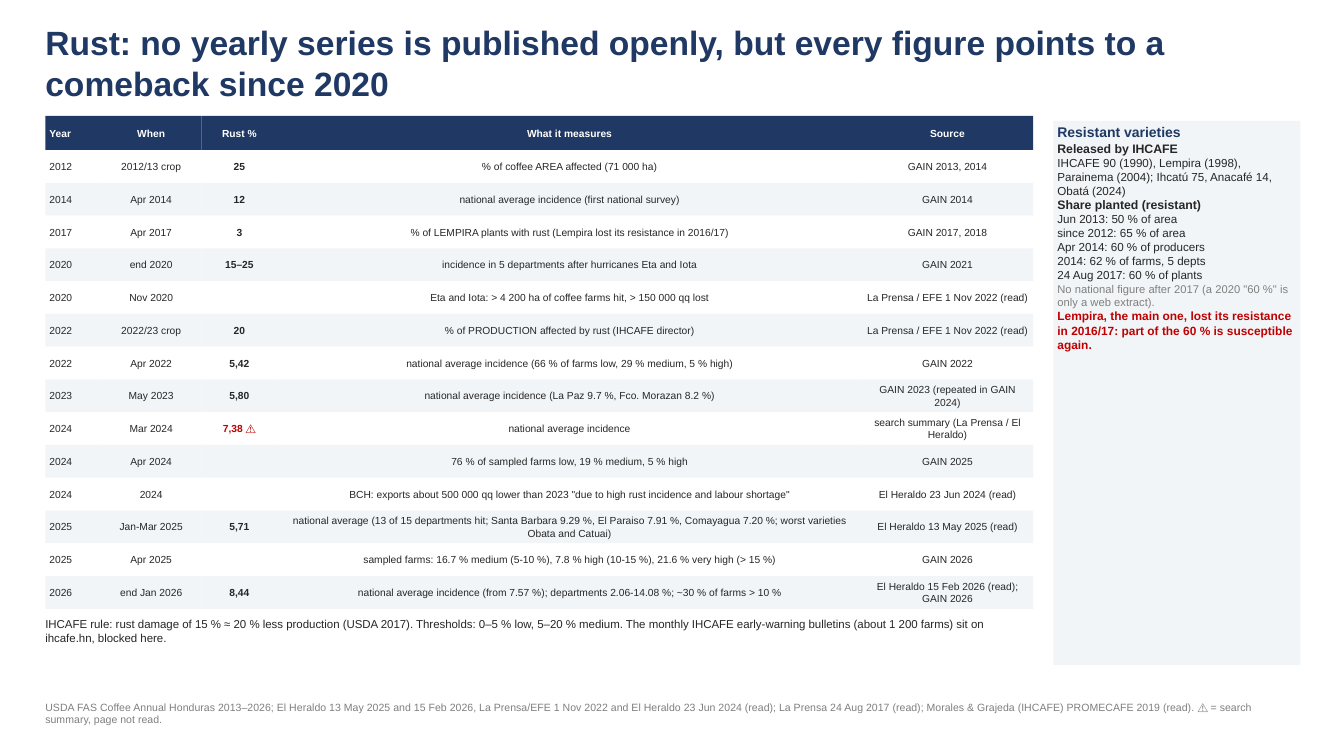
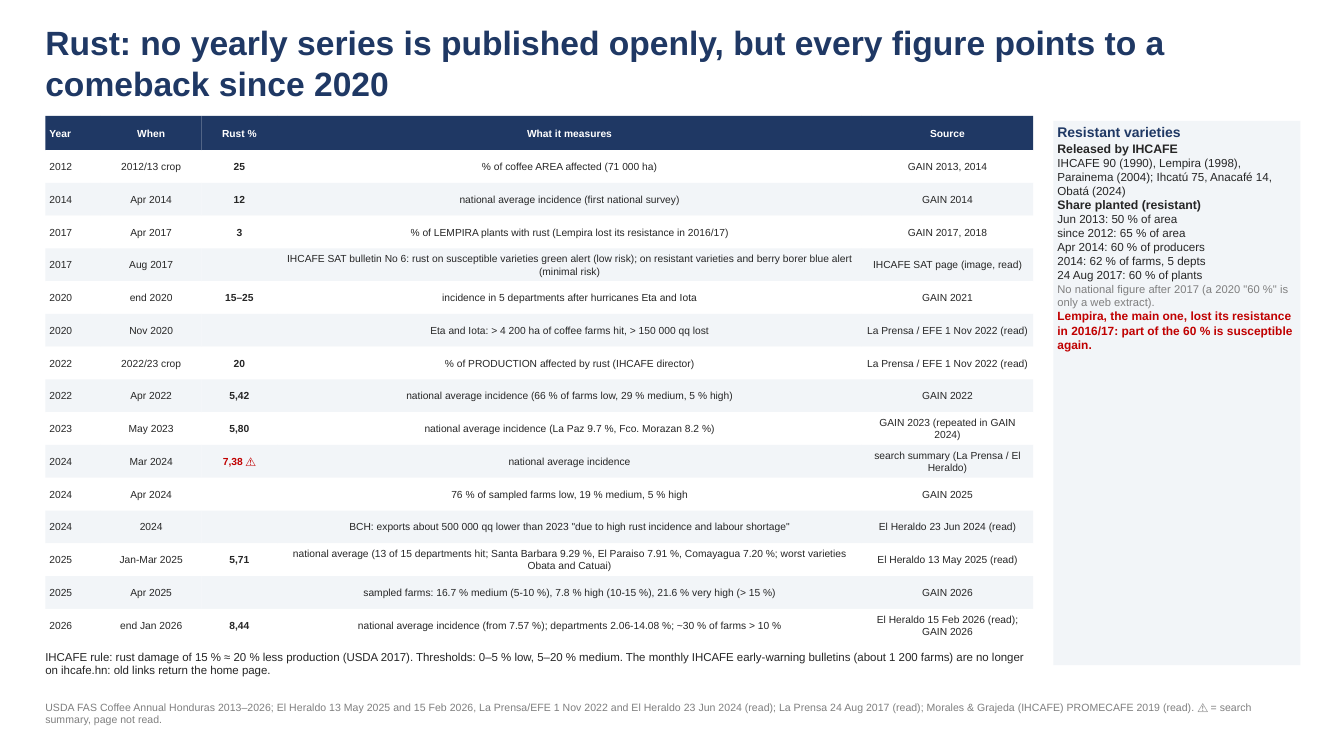
Before and after one commit to alissonkatymartinimoujawaz-hue/procafe, a slide deck: slide 3 of research/honduras/slides/Honduras_YoY_productivity_inputs_finance_fx.pptx. Drawn at 1344x756 pixels with LibreOffice and Linux fonts; fonts in the diff are those of the drawing. Boxes give left, top, right and bottom in pixels: in the first picture for what was removed or moved away, otherwise in the second. Text is boxed around its words. In the diff, an @@ line names an element or a change of style, - is before the commit and + after.

```diff
--- a/research/honduras/slides/Honduras_YoY_productivity_inputs_finance_fx.pptx
+++ b/research/honduras/slides/Honduras_YoY_productivity_inputs_finance_fx.pptx
@@ rectangle added at box(45, 248, 101, 281), fill #F2F5F8, 7.3 pt, text #262626 @@
+2017
@@ text in rectangle at box(129, 261, 173, 270): text changed @@
-end 2020
+Aug 2017
@@ fill #FFFFFF to #F2F5F8 in 15 elements at box(101, 576, 202, 609), box(277, 576, 862, 609), box(862, 576, 1033, 609), box(277, 315, 862, 348), box(101, 380, 202, 413), box(277, 380, 862, 413), box(862, 380, 1033, 413), box(202, 446, 277, 479), box(277, 446, 862, 479), box(862, 446, 1033, 479), box(277, 511, 862, 544), box(45, 511, 101, 544), box(101, 511, 202, 544), box(202, 576, 277, 609), box(202, 248, 277, 281) @@
@@ rectangle: place and size @@
-rectangle at box(202, 281, 277, 315)
+rectangle at box(202, 248, 277, 281)
@@ rectangle added at box(277, 248, 862, 281), fill #F2F5F8, 7.3 pt, text #262626 @@
+IHCAFE SAT bulletin No 6: rust on susceptible varieties green alert (low risk); on resistant varieties and berry borer blue alert (minimal risk)
@@ rectangle added at box(862, 248, 1033, 281), fill #F2F5F8, 7.3 pt, text #262626 @@
+IHCAFE SAT page (image, read)
@@ text in rectangle at box(130, 293, 173, 301): text changed @@
-Nov 2020
+end 2020
@@ rectangle added at box(101, 315, 202, 348), fill #F2F5F8, 7.3 pt, text #262626 @@
+Nov 2020
@@ rectangle added at box(202, 315, 277, 348), fill #F2F5F8 @@
@@ 6 rectangles: place and size @@
-6 rectangles at box(45, 248, 1033, 544)
+6 rectangles at box(45, 315, 1033, 609)
@@ text in rectangle at box(229, 392, 249, 401): text changed @@
-5,80
+5,42
@@ text in rectangle at box(229, 425, 249, 434): text changed @@
-5,42
+5,80
@@ text in rectangle at box(130, 458, 173, 465): text changed @@
-Apr 2024
+Mar 2024
@@ 12 rectangles: place and size @@
-12 rectangles at box(45, 315, 1033, 544)
+12 rectangles at box(45, 347, 1033, 577)
@@ text in rectangle at box(130, 491, 172, 500): text changed @@
-2024
+Apr 2024
@@ rectangle "2024": place and size @@
-rectangle "2024" at box(45, 412, 101, 446)
+rectangle "2024" at box(45, 511, 101, 544)
@@ rectangle "2024": place and size @@
-rectangle "2024" at box(101, 412, 202, 446)
+rectangle "2024" at box(101, 511, 202, 544)
@@ text in rectangle at box(140, 523, 163, 530): text changed @@
-Mar 2024
+2024
@@ text in rectangle at box(879, 523, 1016, 532): text changed @@
-El Heraldo 13 May 2025 (read)
+El Heraldo 23 Jun 2024 (read)
@@ text in rectangle at box(877, 556, 1017, 565): text changed @@
-El Heraldo 23 Jun 2024 (read)
+El Heraldo 13 May 2025 (read)
@@ 20 rectangles: place and size @@
-20 rectangles at box(45, 248, 1033, 609)
+20 rectangles at box(45, 281, 1033, 642)
@@ fill #F2F5F8 to #FFFFFF in 20 elements at box(101, 543, 202, 577), box(202, 543, 277, 577), box(277, 543, 862, 577), box(101, 347, 202, 380), box(202, 347, 277, 380), box(277, 347, 862, 380), box(45, 412, 101, 446), box(101, 412, 202, 446), box(277, 412, 862, 446), box(862, 412, 1033, 446), box(277, 478, 862, 511), box(862, 478, 1033, 511), box(202, 281, 277, 315), box(277, 281, 862, 315), box(862, 281, 1033, 315), box(45, 609, 101, 642), box(101, 609, 202, 642), box(202, 609, 277, 642), box(277, 609, 862, 642), box(862, 609, 1033, 642) @@
@@ text at box(45, 652, 1024, 677): text changed @@
-IHCAFE rule: rust damage of 15 % ≈ 20 % less production (USDA 2017). Thresholds: 0–5 % low, 5–20 % medium. The monthly IHCAFE early-warning bulletins (about 1 200 farms) sit on ihcafe.hn, blocked here.
+IHCAFE rule: rust damage of 15 % ≈ 20 % less production (USDA 2017). Thresholds: 0–5 % low, 5–20 % medium. The monthly IHCAFE early-warning bulletins (about 1 200 farms) are no longer on ihcafe.hn: old links return the home page.
```
Also in this commit, not shown: 5 other files.
